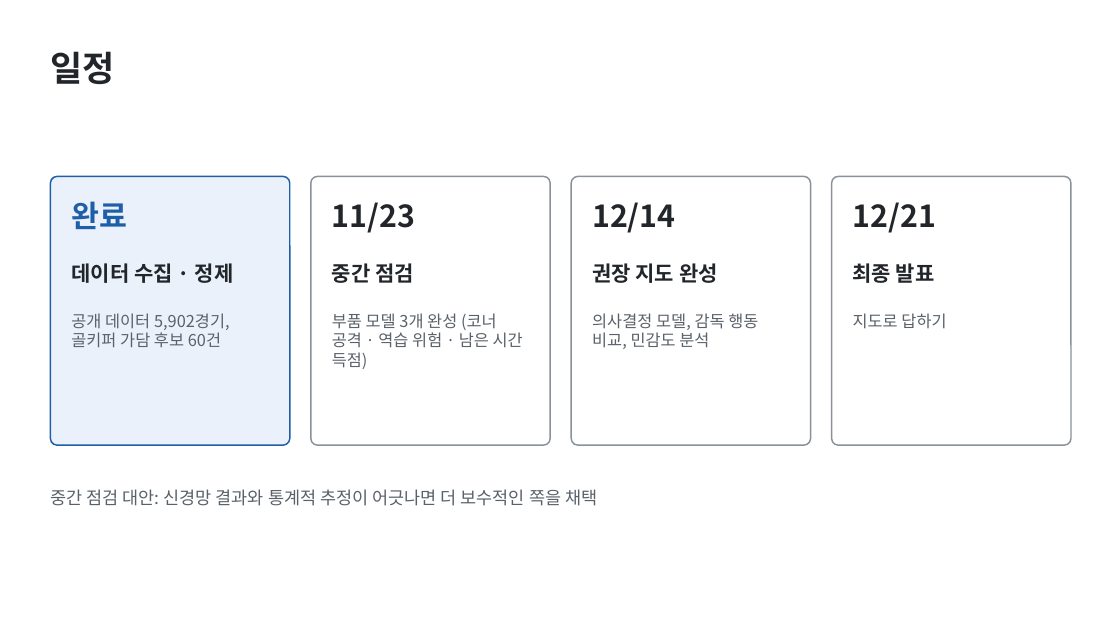
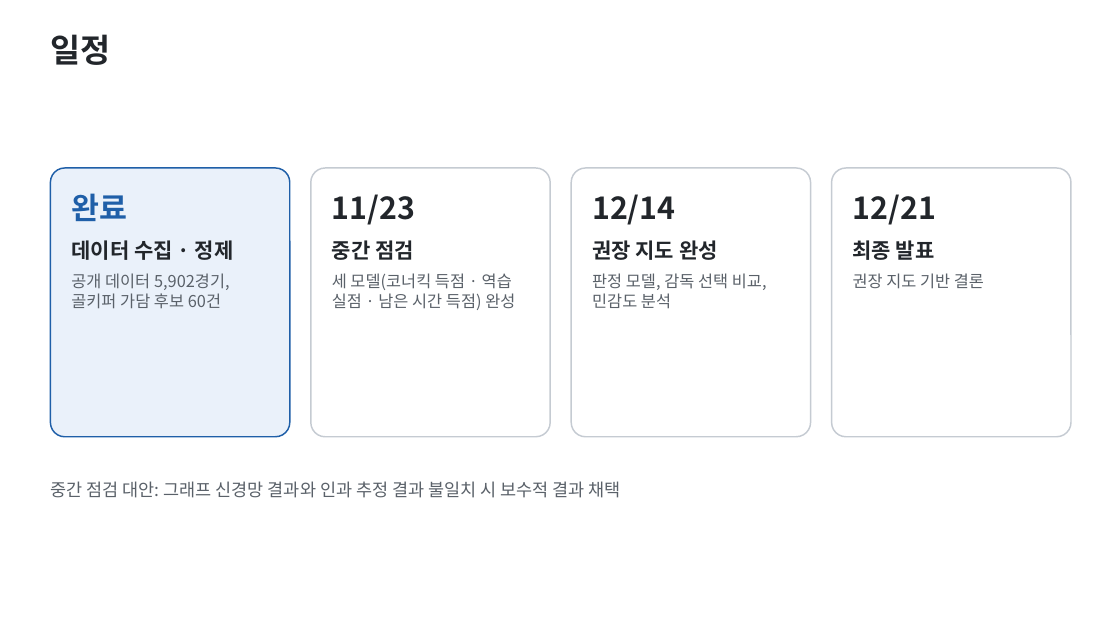
Before and after one commit to JJ1NNU/FootballDataAnalyticsProject, a slide deck: slide 10 of docs/slides/gk_corner_proposal.pptx (slide 11 before the commit). Drawn at 1120x630 pixels with LibreOffice and Linux fonts; fonts in the diff are those of the drawing. Boxes give left, top, right and bottom in pixels: in the first picture for what was removed or moved away, otherwise in the second. Text is boxed around its words. In the diff, an @@ line names an element or a change of style, - is before the commit and + after.

```diff
--- a/docs/slides/gk_corner_proposal.pptx
+++ b/docs/slides/gk_corner_proposal.pptx
@@ text "일정" at <box>50,34,110,65</box>: size 30 to 28 pt; vertical alignment middle to top @@
@@ rounded rectangle at <box>50,168,290,437</box>: proportions changed @@
@@ 4 rounded rectangles: place and size @@
-4 rounded rectangles at <box>50,176,1071,445</box>
+4 rounded rectangles at <box>50,168,1071,437</box>
@@ outline #8A9199 1.25 pt to #C5CBD2 1.25 pt; proportions changed in 3 elements at <box>311,168,550,437</box>, <box>571,168,811,437</box>, <box>832,168,1071,437</box> @@
@@ text at <box>71,193,234,260</box>: paragraphs added @@
+완료
+데이터 수집 · 정제
@@ text "완료": place and size @@
-text "완료" at <box>71,313,230,348</box>
+text "완료" at <box>71,193,234,309</box>
@@ text removed at <box>71,201,127,229</box> @@
-완료
@@ text at <box>332,194,515,310</box>: text changed @@
-부품 모델 3개 완성 (코너 공격 · 역습 위험 · 남은 시간 득점)
+11/23
+중간 점검
+세 모델(코너킥 득점 · 역습 실점 · 남은 시간 득점) 완성
@@ text removed at <box>332,202,415,233</box> @@
-11/23
@@ text at <box>592,194,767,309</box>: text changed @@
-의사결정 모델, 감독 행동 비교, 민감도 분석
+12/14
+권장 지도 완성
+판정 모델, 감독 선택 비교, 민감도 분석
@@ text removed at <box>592,202,675,233</box> @@
-12/14
@@ text at <box>853,194,936,225</box>: paragraph added @@
+12/21
@@ text "12/21": place and size @@
-text "12/21" at <box>853,263,935,283</box>
+text "12/21" at <box>853,194,984,289</box>
@@ text removed at <box>853,202,936,233</box> @@
-12/21
@@ text removed at <box>71,263,234,283</box> @@
-데이터 수집 · 정제
@@ text removed at <box>332,263,414,283</box> @@
-중간 점검
@@ text removed at <box>592,263,718,283</box> @@
-권장 지도 완성
@@ text at <box>853,240,935,260</box>: more space between paragraphs @@
@@ text at <box>853,273,984,289</box>: paragraph added @@
+권장 지도 기반 결론
@@ text removed at <box>853,313,946,329</box> @@
-지도로 답하기
@@ text at <box>50,481,621,498</box>: text changed @@
-중간 점검 대안: 신경망 결과와 통계적 추정이 어긋나면 더 보수적인 쪽을 채택
+중간 점검 대안: 그래프 신경망 결과와 인과 추정 결과 불일치 시 보수적 결과 채택
```
Also in this commit, not shown: 3 other slides changed, 8 slides added, 9 slides removed, 3 other files.
